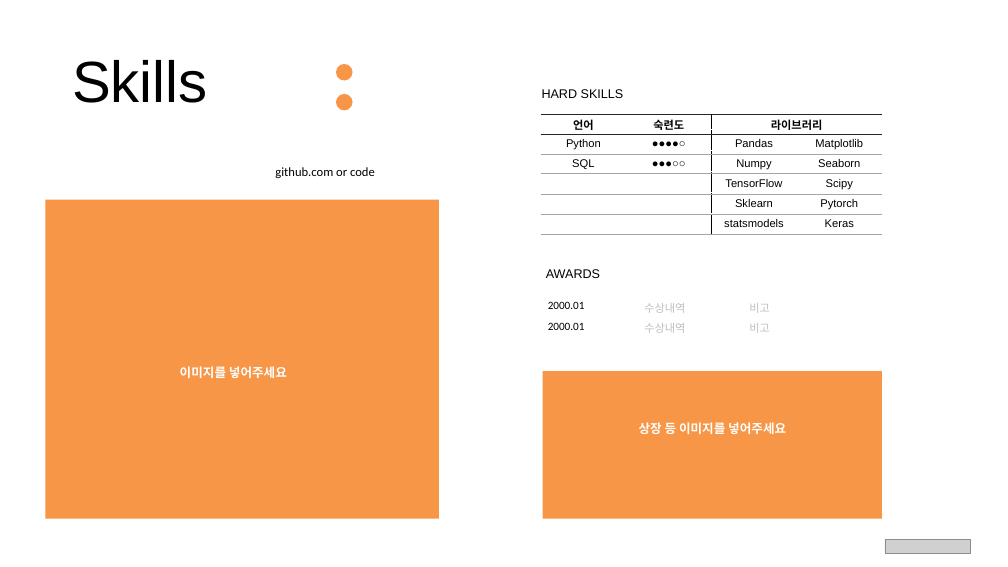
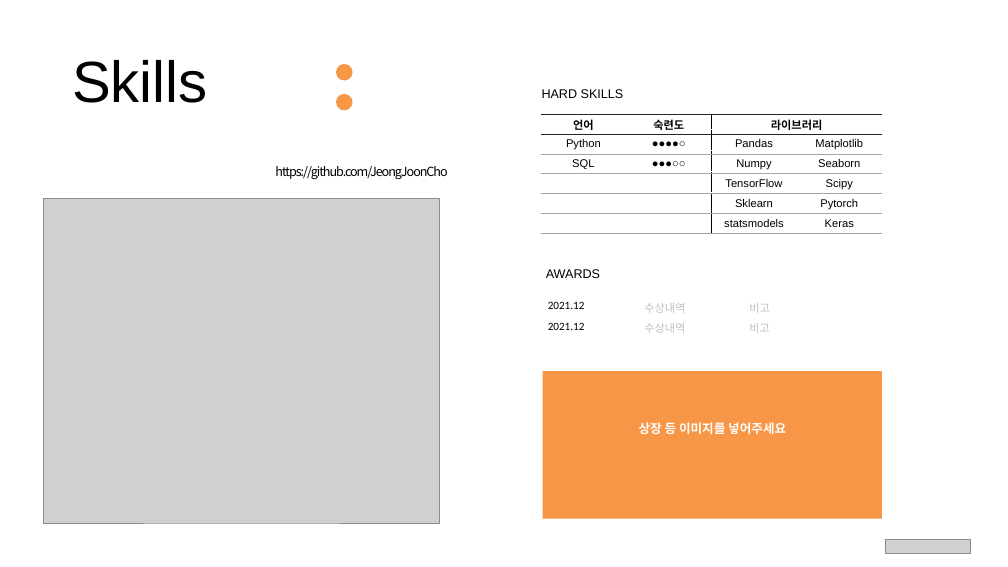
Before and after one commit to JeongJoonCho/TIL, a slide deck: slide 4 of 포트폴리오/(new) 멀티캠퍼스_Portfolio_form(이름).pptx. Drawn at 1008x567 pixels with LibreOffice and Linux fonts; fonts in the diff are those of the drawing; grey boxes stand for pictures; background and template pictures are left out. Boxes give left, top, right and bottom in pixels: in the first picture for what was removed or moved away, otherwise in the second. Text is boxed around its words. In the diff, an @@ line names an element or a change of style, - is before the commit and + after.

```diff
--- a/포트폴리오/(new) 멀티캠퍼스_Portfolio_form(이름).pptx
+++ b/포트폴리오/(new) 멀티캠퍼스_Portfolio_form(이름).pptx
@@ text at [275,166,447,179]: text changed; font Calibri to Noto Sans CJK KR @@
-github.com or code
+https://github.com/JeongJoonCho
@@ picture added at [43,198,439,523] @@
@@ table at [543,297,908,338] @@
-row 1, column 1: 2000.01
+row 1, column 1: 2021.12
-row 2, column 1: 2000.01
+row 2, column 1: 2021.12
@@ text removed at [180,366,287,378] @@
-이미지를 넣어주세요
```
Also in this commit, not shown: 4 other slides changed.
